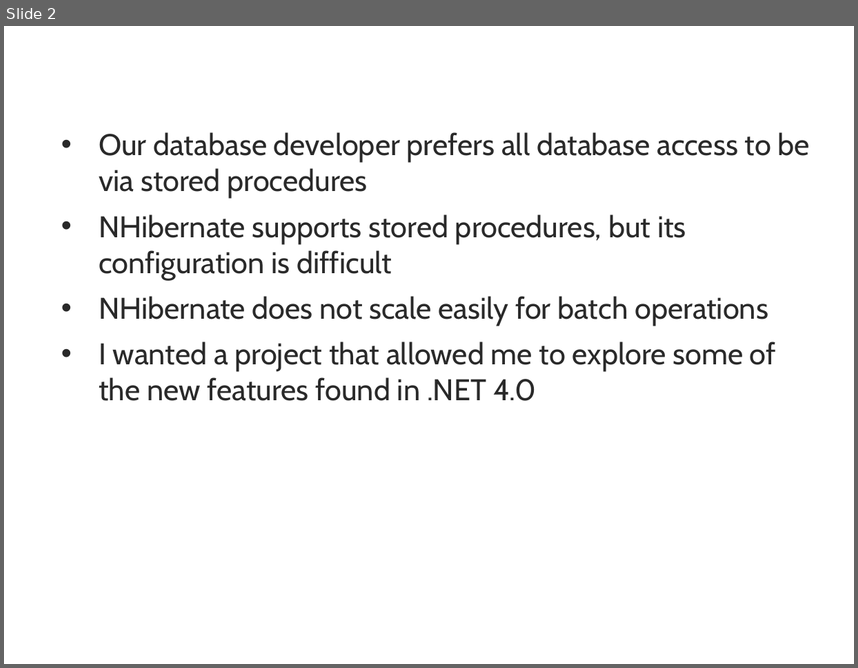
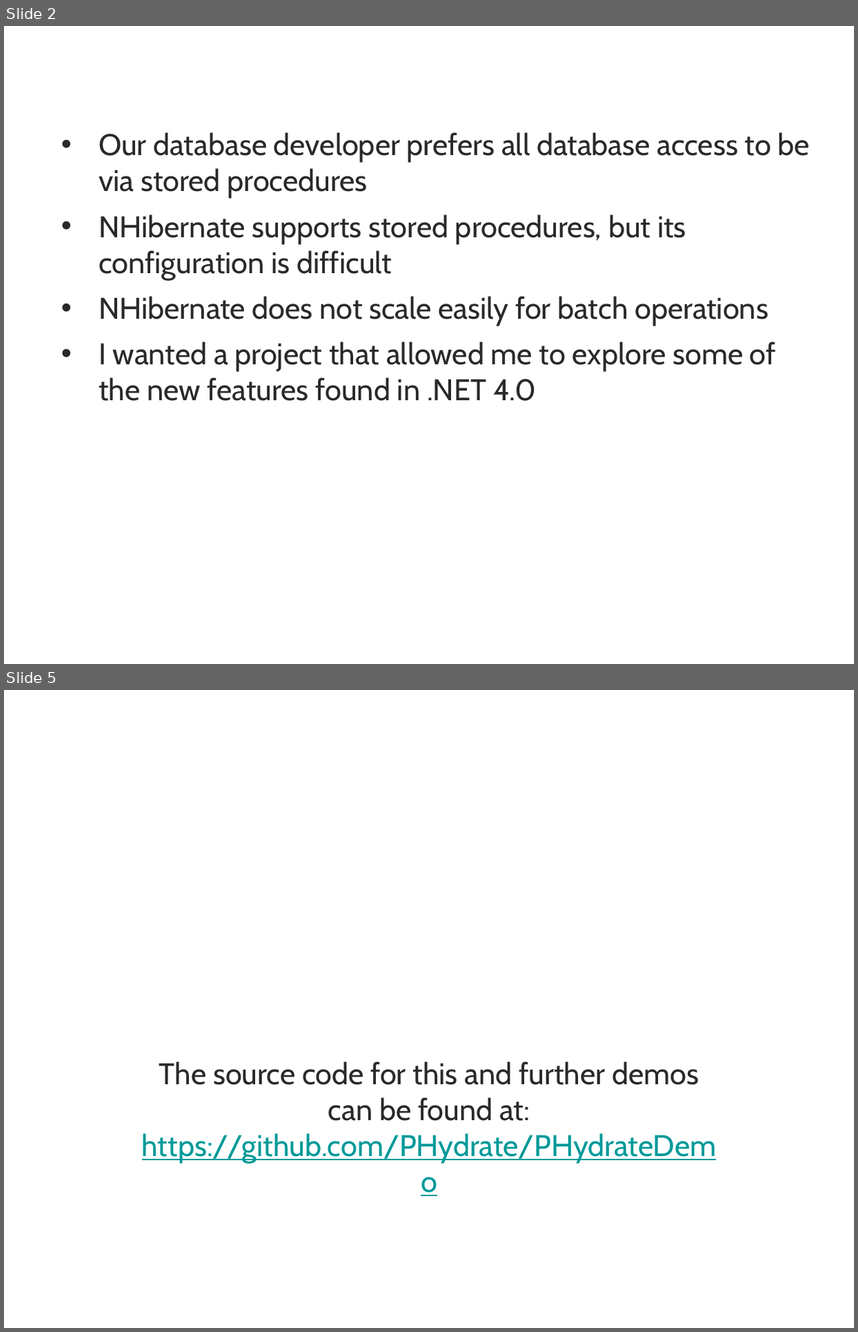
Before and after one commit to PHydrate/PHydrate, a slide deck: doc/PHydrate Presentation.pptx. Shown one above the other, each under a label of ours: slide 2 before the commit, slides 2 and 5 after it; the slides between them are not shown. The pictures are 858x668 and 858x1332 pixels, drawn with LibreOffice and Linux fonts; fonts in the diff are those of the drawing; background and template pictures are left out. Boxes give left, top, right and bottom in pixels: in the first picture for what was removed or moved away, otherwise in the second. Text is boxed around its words. In the diff, an @@ line names an element or a change of style, - is before the commit and + after.

```diff
--- a/doc/PHydrate Presentation.pptx
+++ b/doc/PHydrate Presentation.pptx
@@ slide 5 added at <box>4,690,854,1328</box>, background picture (left out) @@
@@ title added at <box>68,690,791,760</box>, 36 pt, text #FFFFFF, bold @@
+Demo
@@ subtitle added at <box>142,1061,716,1163</box>, 36 pt, text #292929 @@
+The source code for this and further demos can be found at: https://github.com/PHydrate/PHydrateDemo
```
Also in this commit, not shown: 1 slide changed, 1 other slide added.
